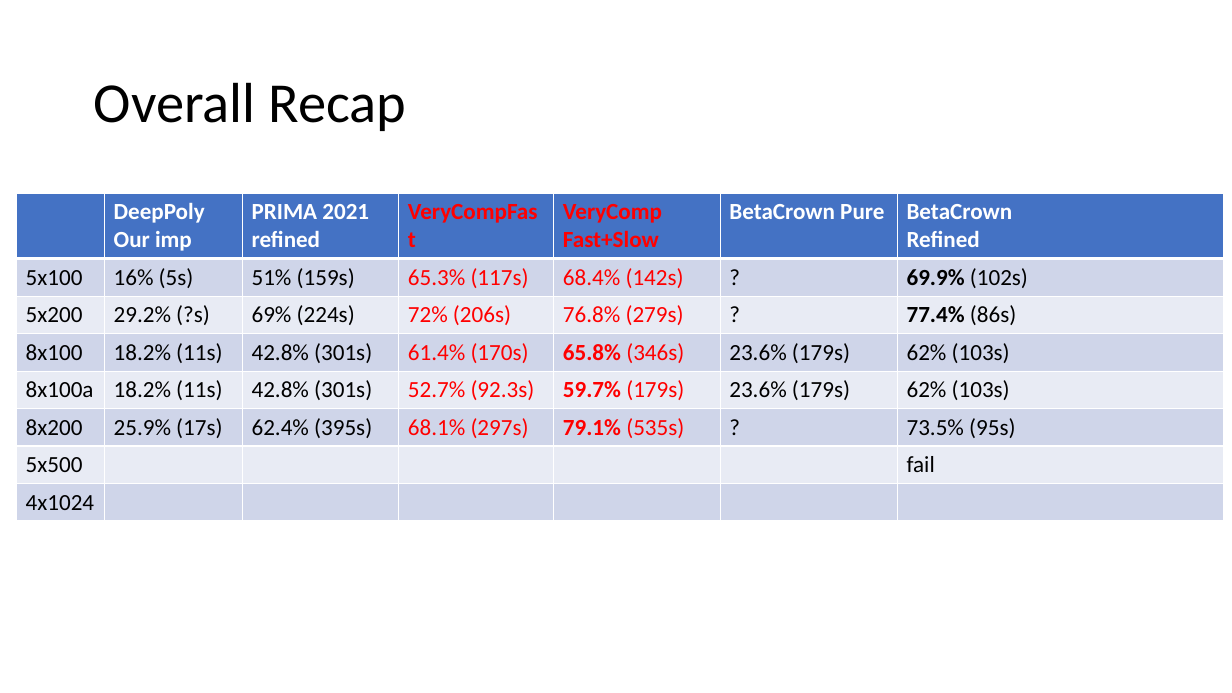
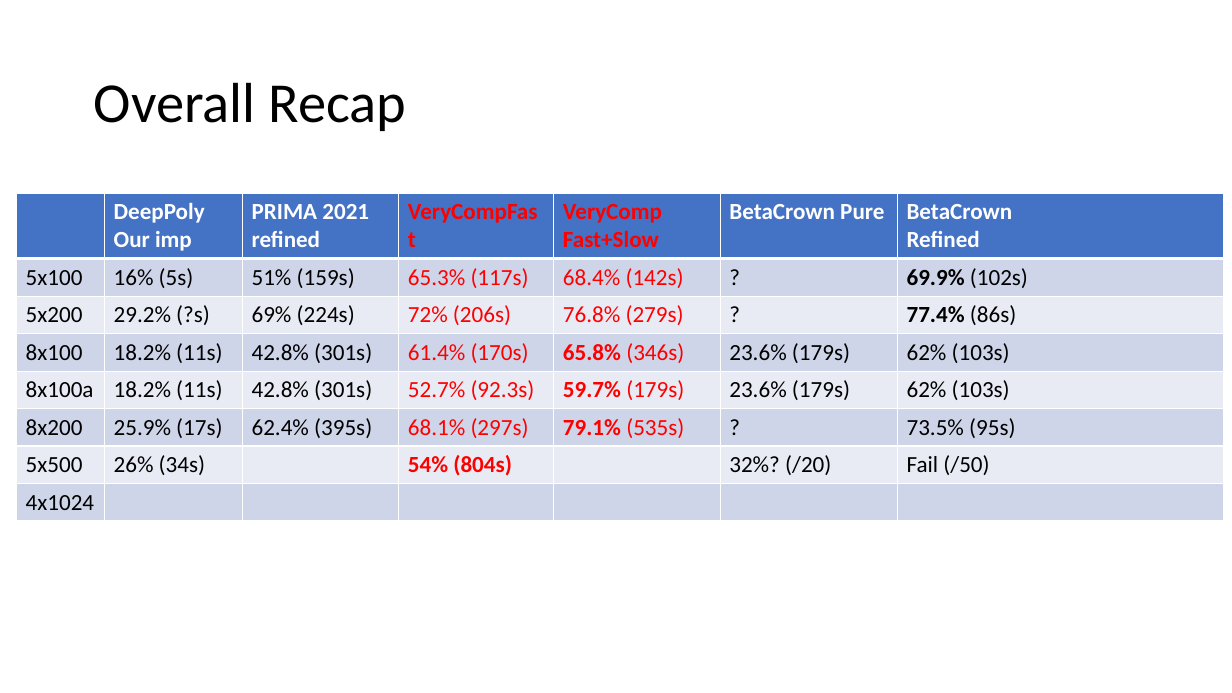
Before and after one commit to blaisegenest/vericompensate, a slide deck: slide 11 of WP1verifDNN.pptx. Drawn at 1232x693 pixels with LibreOffice and Linux fonts; fonts in the diff are those of the drawing. Boxes give left, top, right and bottom in pixels: in the first picture for what was removed or moved away, otherwise in the second. Text is boxed around its words. In the diff, an @@ line names an element or a change of style, - is before the commit and + after.

```diff
--- a/WP1verifDNN.pptx
+++ b/WP1verifDNN.pptx
@@ table at (17,193,1224,520) @@
-row 7: 5x500 |  |  |  |  |  | fail
+row 7: 5x500 | 26% (34s) |  | 54% (804s) |  | 32%? (/20) | Fail (/50)
```
Also in this commit, not shown: 1 other slide changed, 1 other file.
